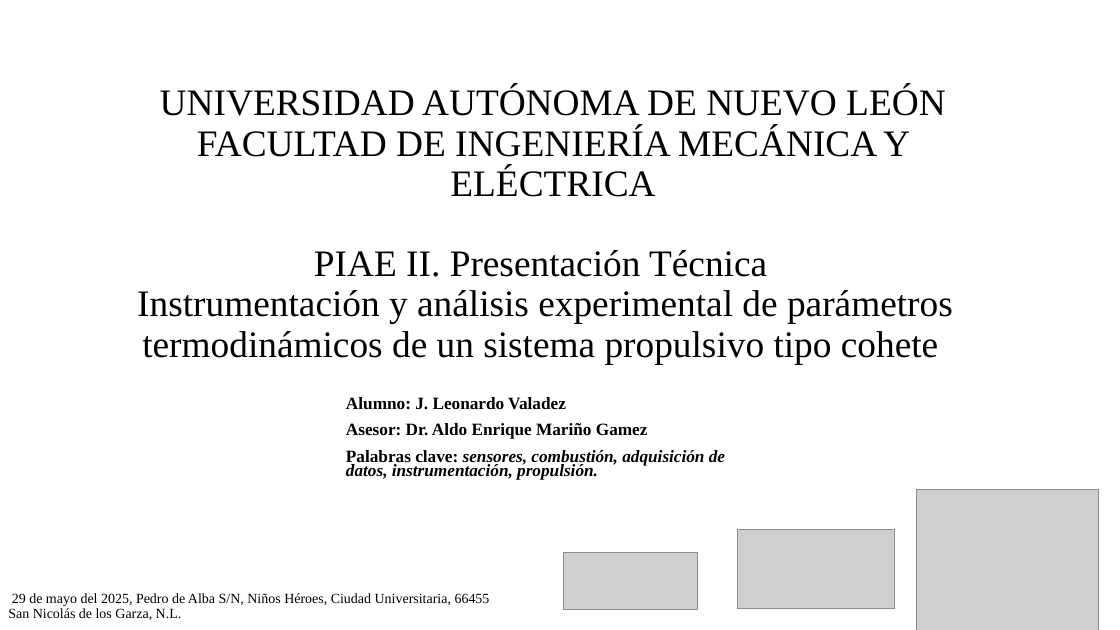
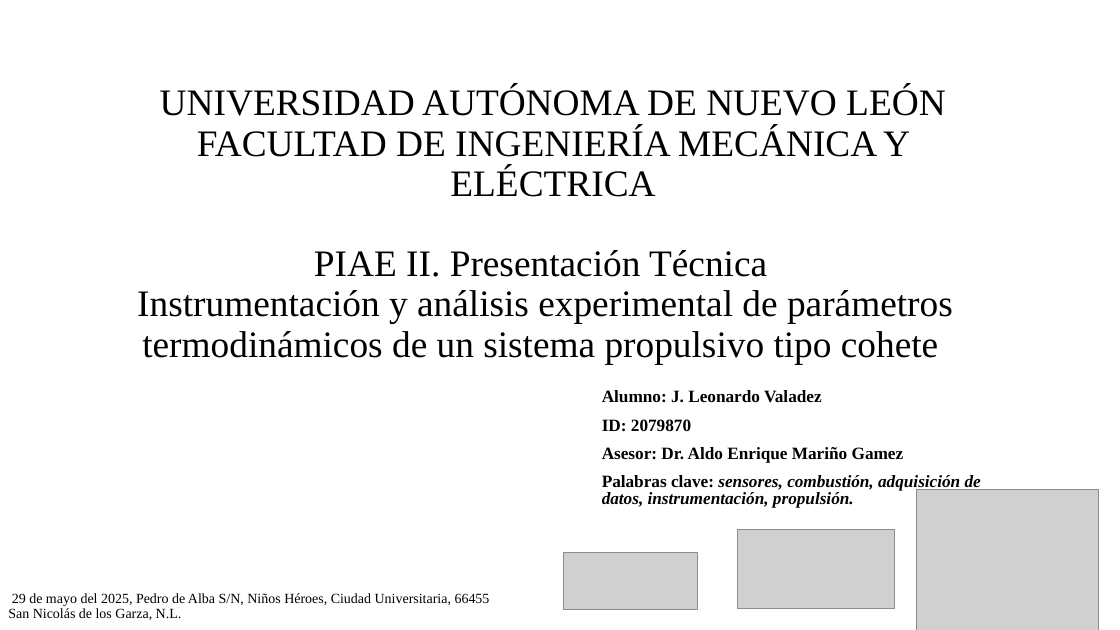
Before and after one commit to Archimedean2345/The-thermal-repository, a slide deck: slide 1 of PIAE2-Presentacion Tecnica.pptx. Drawn at 1120x630 pixels with LibreOffice and Linux fonts; fonts in the diff are those of the drawing; grey boxes stand for pictures; background and template pictures are left out. Boxes give left, top, right and bottom in pixels: in the first picture for what was removed or moved away, otherwise in the second. Text is boxed around its words. In the diff, an @@ line names an element or a change of style, - is before the commit and + after.

```diff
--- a/PIAE2-Presentacion Tecnica.pptx
+++ b/PIAE2-Presentacion Tecnica.pptx
@@ subtitle "Alumno: J. Leonardo Valadez": place and size @@
-subtitle "Alumno: J. Leonardo Valadez" at (346, 397, 725, 480)
+subtitle "Alumno: J. Leonardo Valadez" at (602, 390, 981, 508)
@@ subtitle at (602, 419, 691, 432): paragraph added @@
+ID: 2079870
@@ subtitle at (602, 390, 981, 508): line spacing 0.7 to 0.8 @@
```
Also in this commit, not shown: 1 other slide changed.
